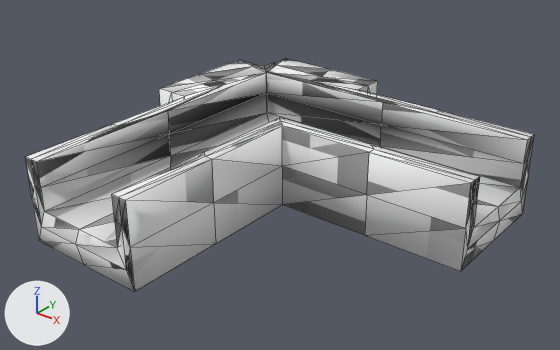
An edit to the glTF model resources/shape-6.glb, drawn before and after from the same camera.
The view is the same before and after, from a camera (50 mm lens) standing at (0.945, -1.157, 0.663) and looking at (0.144, -0.156, 0.043). The lights are fixed; the arrows at lower left show +X, +Y and +Z. Mesh edges are drawn as thin lines. Vertices at the same position are counted once.

Script lines for the objects in view, before the commit:
```python
me_defaultobject = bpy.data.meshes.new('defaultobject')
me_defaultobject.from_pydata(...)  # 154 vertices, 304 faces; spans x -0.2..0.5, y -0.5..0.2, z -0.038..0.125
me_defaultobject.materials.append(mat_material_0_material)
ob_defaultobject = bpy.data.objects.new('defaultobject', me_defaultobject)
ob_defaultobject.location = (0.0, 0.0, 0.0)
```
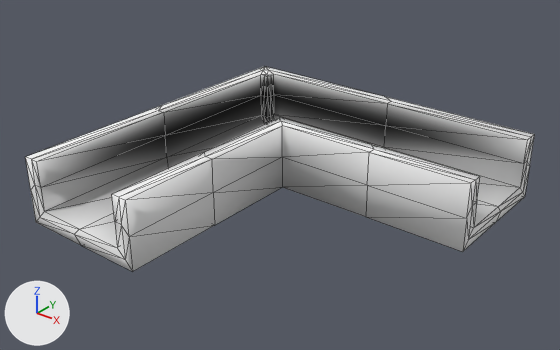
The change, as a diff of the scene's bpy script:
```diff
--- a/resources/shape-6.glb.py
+++ b/resources/shape-6.glb.py
@@ me_defaultobject @@
 # used by ob_defaultobject; location = (0.0, 0.0, 0.0)
-me_defaultobject.from_pydata(...)  # 154 vertices, 304 faces; spans x -0.2..0.5, y -0.5..0.2, z -0.038..0.125
+me_defaultobject.from_pydata(...)  # 106 vertices, 208 faces; spans x -0.125..0.5, y -0.5..0.125, z 0.0..0.125
+# me_defaultobject part 1
+# 64 vertices are removed from x -0.2..0.312, y -0.5..0.2, z -0.038..0.125
+# 157 faces are deleted
+# 8 vertices in x 0.0..0.5, y -0.5..0.125, z -0.038 move by (0.0, 0.0, 0.038)
+# 7 vertices in x -0.125..0.5, y -0.5..0.125, z 0.044 move by (0.0, 0.0, 0.018)
+# 6 vertices in x -0.109..0.5, y -0.5..0.109, z -0.003 move by (0.0, 0.0, 0.019)
+# 3 vertices in x -0.094, y 0.094, z 0.031..0.125 move by (0.01, -0.02, 0.0)
+# 3 vertices in x -0.094, y 0.094, z 0.031..0.125 move by (0.02, -0.01, 0.0)
+# 3 vertices in x 0.0..0.203, y 0.0..0.094, z 0.031..0.078 move by (0.01, 0.0, 0.0)
+# 16 vertices move from x -0.125..0.312, y -0.312..0.125, z -0.038..0.125 to x -0.109..0.213, y -0.213..0.125, z 0.0..0.125
+# 16 vertices are added at x -0.125..0.188, y -0.5..0.125, z 0.0..0.125
+# 61 new faces join them
+# me_defaultobject part 2: 147 kept faces spanning x -0.125..0.5, y -0.5..0.125, z 0.0..0.125 get new texture (UV) coordinates
+# me_defaultobject part 3: 97 kept faces spanning x -0.109..0.5, y -0.5..0.109, z 0.0..0.125 get new vertex colours
 me_defaultobject.materials.append(mat_material_0_material)
```

Boxes (x1, y1, x2, y2) around the edits, measured in the pictures (560 x 350 px):
'defaultobject', reshaped (12% shorter)
    before: (25, 58, 535, 292)
    after: (25, 66, 535, 272)
part 1 of me_defaultobject, cut back
    before: (32, 58, 527, 292)
    after: (29, 66, 532, 272)
part 2 of me_defaultobject, surface changed
    both: (25, 115, 535, 257)
part 3 of me_defaultobject, recoloured
    both: (31, 113, 531, 259)
